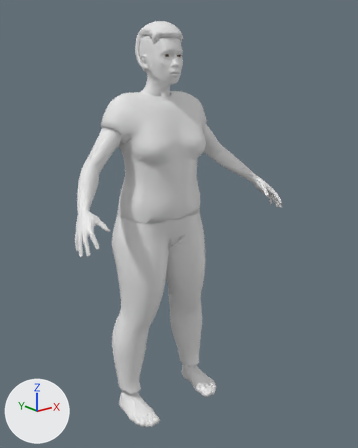
Renders of the glTF model corpos/corpo-adulto-f-gordo.glb from each side of a commit.
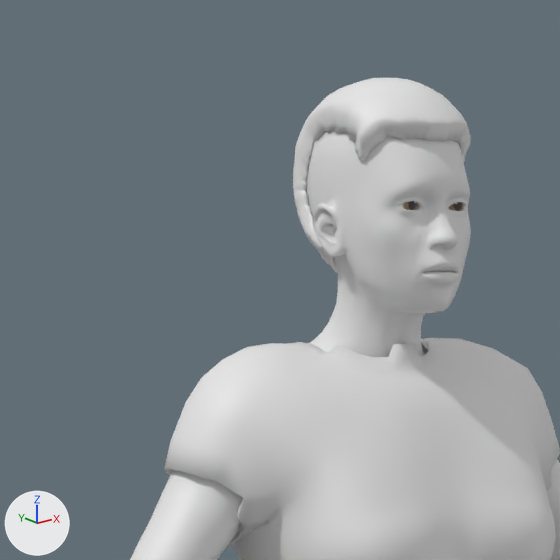
Old and new are each drawn whole from a 50 mm camera at (-1.332, -1.727, 0.73) aimed at (0.043, -0.008, 0.043) and again close up on the part from 16% to 58% of the width and 0% to 34% of the height. Lighting does not change. The marker at lower left points along +X, +Y and +Z. The last two pictures show the newer version. Vertices at exactly the same position are counted once.

The scene before the commit, as lines of its bpy script (objects in view):
```python
me_cabelo_026 = bpy.data.meshes.new('cabelo.026')
me_cabelo_026.from_pydata(...)  # 2252 vertices, 4500 faces; spans x -0.077..0.077, y -0.036..0.183, z 0.694..0.92
me_camiseta_026 = bpy.data.meshes.new('camiseta.026')
me_camiseta_026.from_pydata(...)  # 1914 vertices, 3836 faces; spans x -0.277..0.277, y -0.092..0.233, z 0.086..0.633
me_pele_026 = bpy.data.meshes.new('pele.026')
me_pele_026.from_pydata(...)  # 13380 vertices, 26756 faces; spans x -0.55..0.55, y -0.23..0.23, z -0.9..0.9
ob_cabelo = bpy.data.objects.new('cabelo', me_cabelo_026)
ob_cabelo.location = (0.0, 0.0, 0.0)
ob_camiseta = bpy.data.objects.new('camiseta', me_camiseta_026)
ob_camiseta.location = (0.0, 0.0, 0.0)
ob_pele = bpy.data.objects.new('pele', me_pele_026)
ob_pele.location = (0.0, 0.0, 0.0)
```
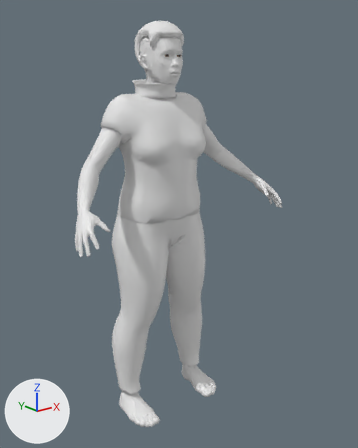
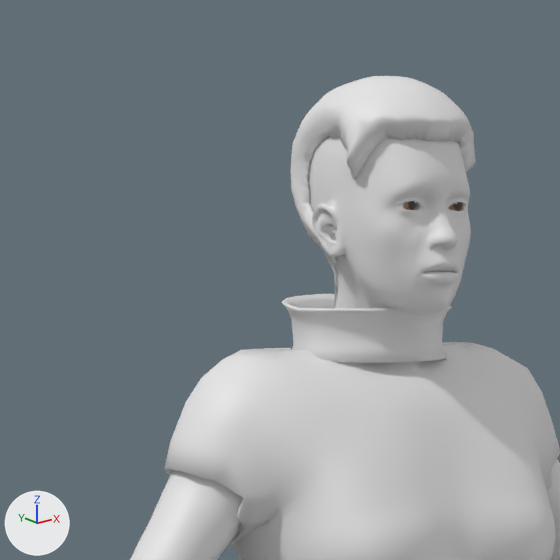
The change, as a list of edits to the scene's bpy script:
```text
Change me_cabelo_026:
    used by ob_cabelo; location = (0.0, 0.0, 0.0)
    remove me_cabelo_026.from_pydata(...)  # 2252 vertices, 4500 faces; spans x -0.077..0.077, y -0.036..0.183, z 0.694..0.92
    add me_cabelo_026.from_pydata(...)  # 2264 vertices, 4500 faces; spans x -0.089..0.089, y -0.039..0.185, z 0.622..0.921
    me_cabelo_026 part 1: a new loose piece of 64 vertices spanning x -0.082..-0.07, y 0.056..0.074, z 0.747..0.756
    me_cabelo_026 part 2: 7 vertices moved within x -0.037..0.037, y -0.031..0.13, z 0.722..0.895; 2152 vertices removed from x -0.077..0.077, y -0.036..0.183, z 0.694..0.92; 2038 vertices added at x -0.089..0.089, y -0.039..0.185, z 0.622..0.921
    other edits to the shape of me_cabelo_026 do not show in these pictures
Change me_camiseta_026:
    used by ob_camiseta; location = (0.0, 0.0, 0.0)
    remove me_camiseta_026.from_pydata(...)  # 1914 vertices, 3836 faces; spans x -0.277..0.277, y -0.092..0.233, z 0.086..0.633
    add me_camiseta_026.from_pydata(...)  # 1930 vertices, 3868 faces; spans x -0.277..0.277, y -0.092..0.233, z 0.086..0.626
    me_camiseta_026 part 3
    42 vertices are removed from x -0.146..0.146, y 0.066..0.147, z 0.623..0.633
    168 faces are deleted
    14 vertices move from x -0.141..0.141, y 0.028..0.128, z 0.626..0.633 to x -0.141..0.141, y 0.028..0.145, z 0.622..0.626
    58 vertices are added at x -0.163..0.163, y 0.057..0.149, z 0.622..0.626
    200 new faces join them
Add me_gola_026:
    me_gola_026.from_pydata(...)  # 480 vertices, 960 faces; spans x -0.104..0.104, y 0.01..0.185, z 0.612..0.685
Add ob_gola:
    ob_gola = bpy.data.objects.new('gola', me_gola_026)
    ob_gola.location = (0.0, 0.0, 0.0)
```

Location of each change, (x1, y1, x2, y2) in pixels of the close-ups (560 x 560 px; the box of a moved part takes in the faces that stretch with it):
'camiseta', reshaped
    before: (164, 338, 560, 560)
    after: (164, 342, 560, 560)
'cabelo', reshaped
    before: (293, 78, 471, 273)
    after: (290, 76, 476, 308)
'gola', added
    after: (282, 294, 451, 363)
part 1 of me_cabelo_026, added
    after: (330, 230, 336, 239)
part 2 of me_cabelo_026, moved or reshaped
    before: (293, 78, 471, 273)
    after: (290, 76, 476, 308)
part 3 of me_camiseta_026, moved or reshaped
    before: (224, 338, 503, 366)
    after: (224, 342, 503, 366)
